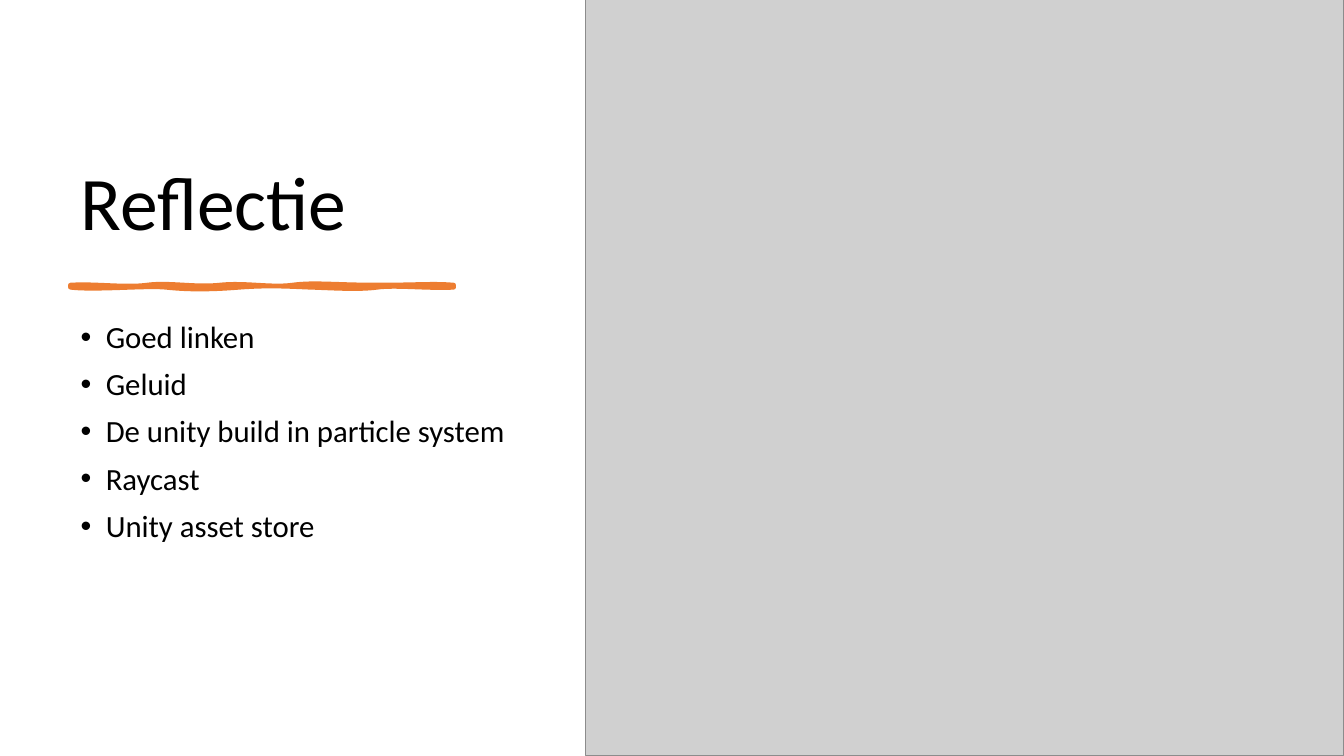
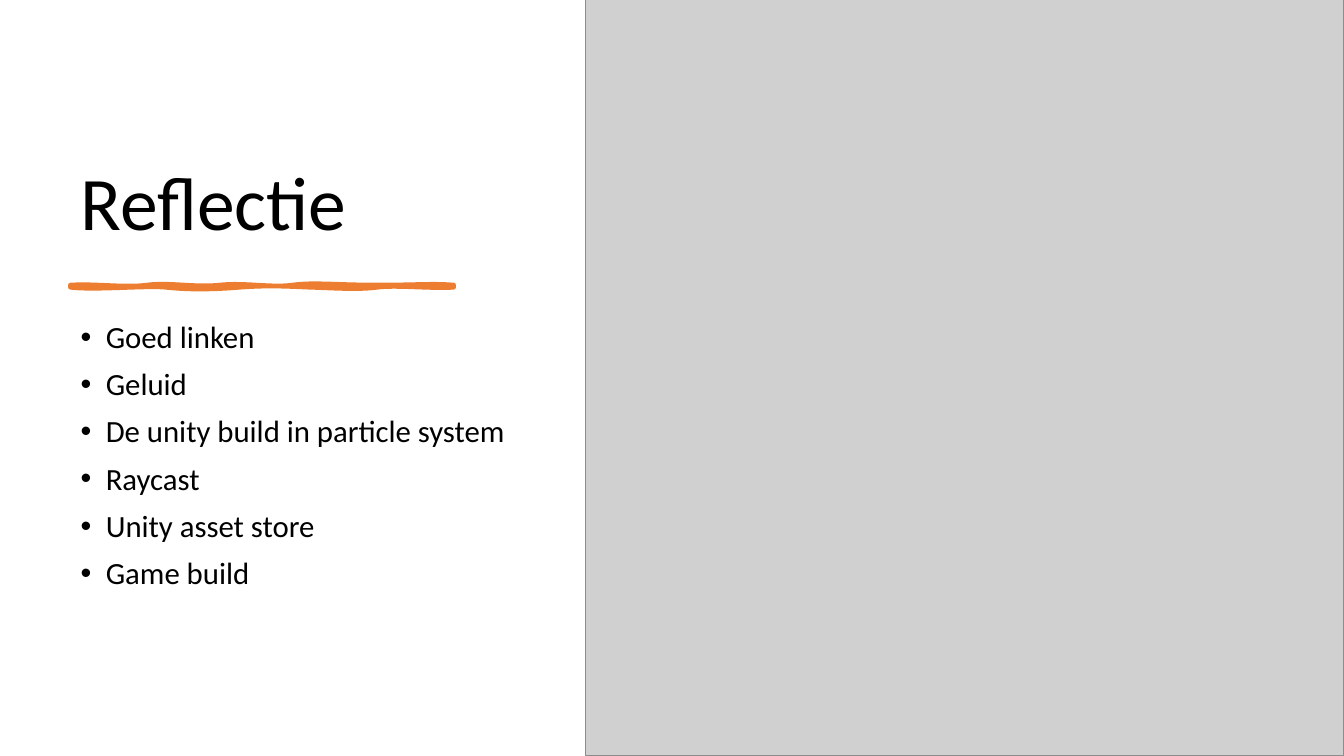
Before and after one commit to SamMayer0815/gameDevExamen, a slide deck: slide 15 of game dev examen.pptx (slide 14 before the commit). Drawn at 1344x756 pixels with LibreOffice and Linux fonts; fonts in the diff are those of the drawing; grey boxes stand for pictures. Boxes give left, top, right and bottom in pixels: in the first picture for what was removed or moved away, otherwise in the second. Text is boxed around its words. In the diff, an @@ line names an element or a change of style, - is before the commit and + after.

```diff
--- a/game dev examen.pptx
+++ b/game dev examen.pptx
@@ text at <box>106,562,250,585</box>: paragraph added @@
+• Game build
```
Also in this commit, not shown: 1 other slide changed, 1 slide added.
